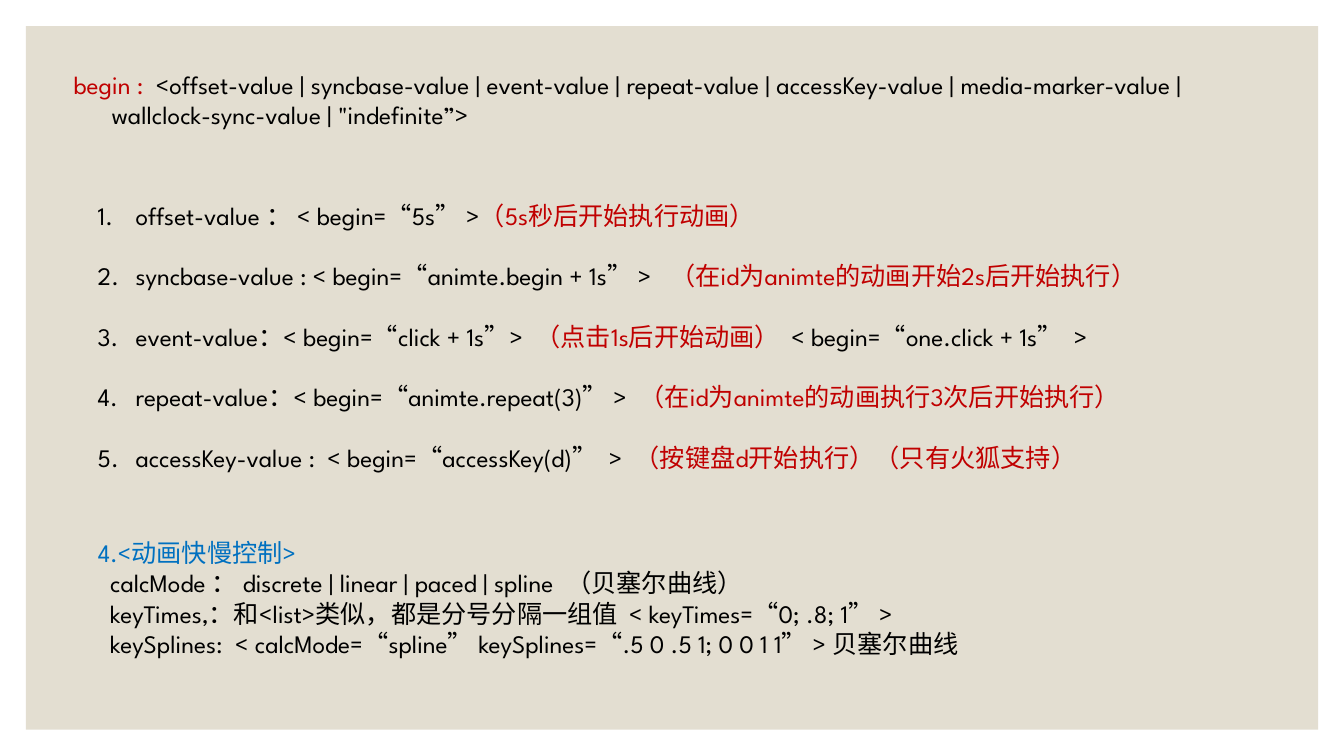
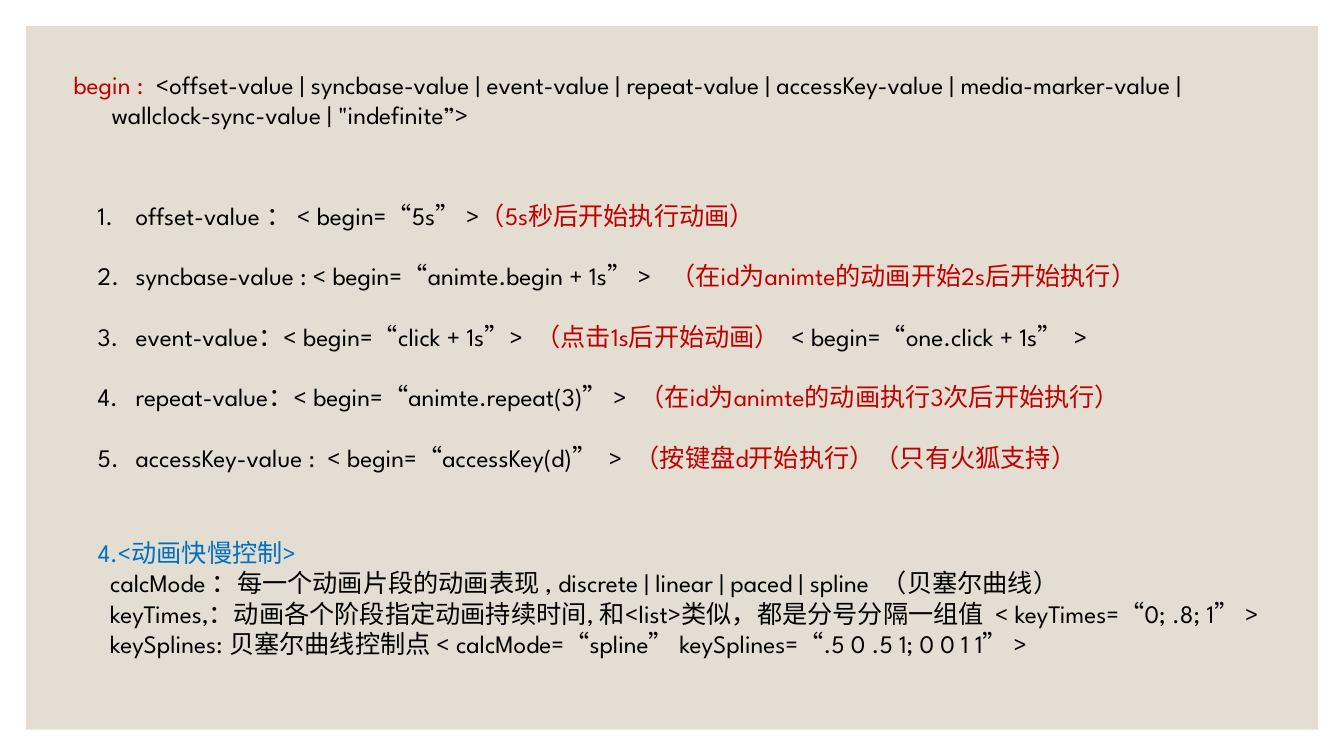
Before and after one commit to SouthLink/svg-demo, a slide deck: slide 14 of SVG动画 [自动保存] [自动保存].pptx (slide 15 before the commit). Drawn at 1344x756 pixels with LibreOffice and Linux fonts; fonts in the diff are those of the drawing. Boxes give left, top, right and bottom in pixels: in the first picture for what was removed or moved away, otherwise in the second. Text is boxed around its words. In the diff, an @@ line names an element or a change of style, - is before the commit and + after.

Commit message:
增加svg动画相关

```diff
--- a/SVG动画 [自动保存] [自动保存].pptx
+++ b/SVG动画 [自动保存] [自动保存].pptx
@@ text at bbox=[98, 540, 1240, 659]: text changed @@
-4.<动画快慢控制>
-calcMode ： discrete | linear | paced | spline （贝塞尔曲线）
-keyTimes,：和<list>类似，都是分号分隔一组值 < keyTimes=“0; .8; 1” >
-keySplines: < calcMode=“spline” keySplines=“.5 0 .5 1; 0 0 1 1” > 贝塞尔曲线
+4.<动画快慢控制>
+calcMode ：每一个动画片段的动画表现 , discrete | linear | paced | spline （贝塞尔曲线）
+keyTimes,：动画各个阶段指定动画持续时间, 和<list>类似，都是分号分隔一组值 < keyTimes=“0; .8; 1” >
+keySplines: 贝塞尔曲线控制点 < calcMode=“spline” keySplines=“.5 0 .5 1; 0 0 1 1” >
```
Also in this commit, not shown: 2 other slides changed, 3 slides added, 2 slides removed, 14 other files.
